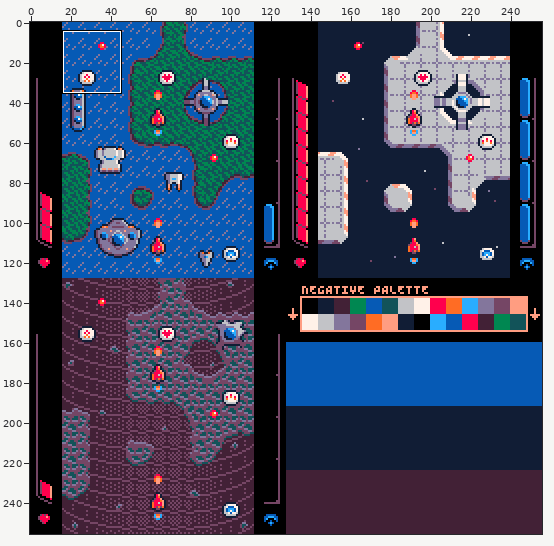
A pixel-art file gets an edit: mockup/mockup 02 - vertical.aseprite. Above, an overview of the earlier version with the close-up marked.
Close-up. Earlier state:
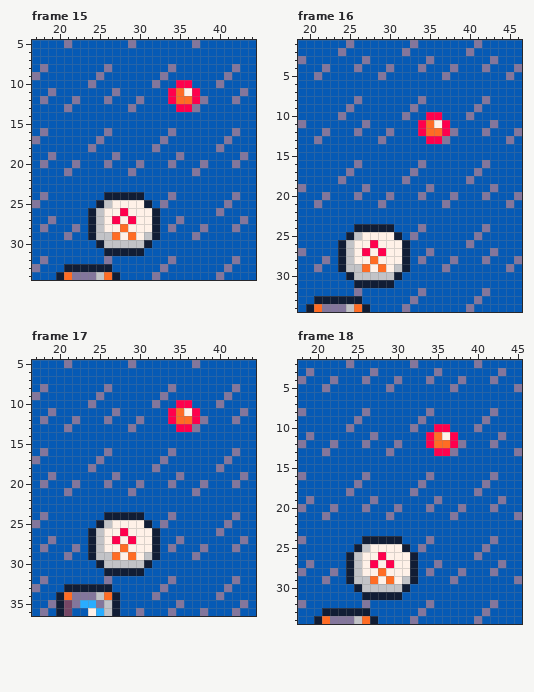
256x256 pixels, 48 frames. Shown: frame 15: x 17..44, y 5..34; frame 16: x 19..46, y 1..34; frame 17: x 17..44, y 5..36; frame 18: x 18..45, y 2..34. The commit also changed other frames or places, which this record leaves out.
Now the later version:
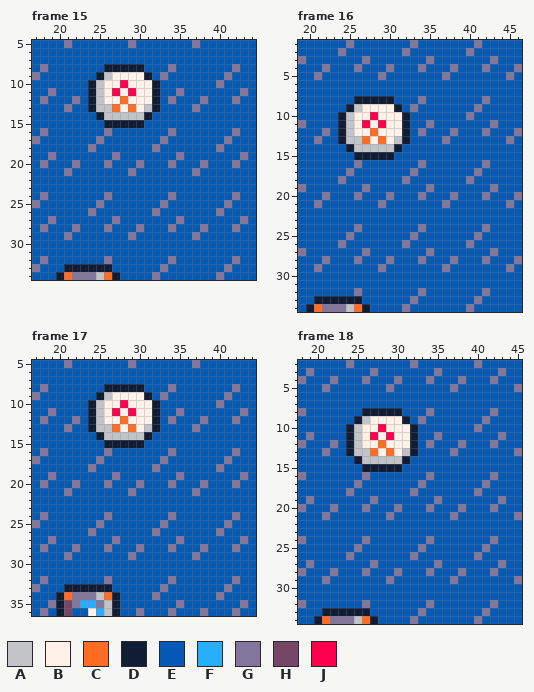
Palette (. is transparent): A #c2c3c7  B #fff1e8  C #ff6c24  D #111d35  E #065ab5  F #29adff  G #83769c  H #754665  J #ff004d
Message: 1 more mission 1 enemy implemented + support for multiple collision circles on enemies
Difference:
Frame 15, layers "powerups", "enemy bullets":
y 8: x 26..30 GEEEE -> DDDDD
y 9: x 25..31 GEEEEEE -> DABBBBD
y 10: x 24..32 GEEEEEEEG -> DABBJBBBD; x 35..36 JJ -> EE
y 11: x 24..32 EEEGEEEEE -> DABJBJBBD; x 34..37 JCBJ -> EGEE
y 12: x 24..32 EEGEEEGEE -> DABBCBBBD; x 34..37 JCCJ -> GEEE
y 13: x 24..32 EEEEEGEEE -> DAACBCBAD; x 35..36 JJ -> EE
y 14: x 25..31 EEEEEEE -> DAAAAAD
y 15: x 26..30 EEEEE -> DDDDD
y 24: x 26..30 DDDDD -> GEEEE
y 25: x 25..31 DABBBBD -> GEEEEEE
y 26: x 24..32 DABBJBBBD -> GEEEEEEEG
y 27: x 24..32 DABJBJBBD -> EEEGEEEEE
y 28: x 24..32 DABBCBBBD -> EEGEEEGEE
y 29: x 24..32 DAACBCBAD -> EEEEEGEEE
y 30: x 25..31 DAAAAAD -> EEEEEEE
y 31: x 26..30 DDDDD -> EEEEE
Frame 16, layers "powerups", "enemy bullets": the same change as frame 15
Frame 17, layers "powerups", "enemy bullets": the same change as frame 15
Frame 18, layers "powerups", "enemy bullets": the same change as frame 15
